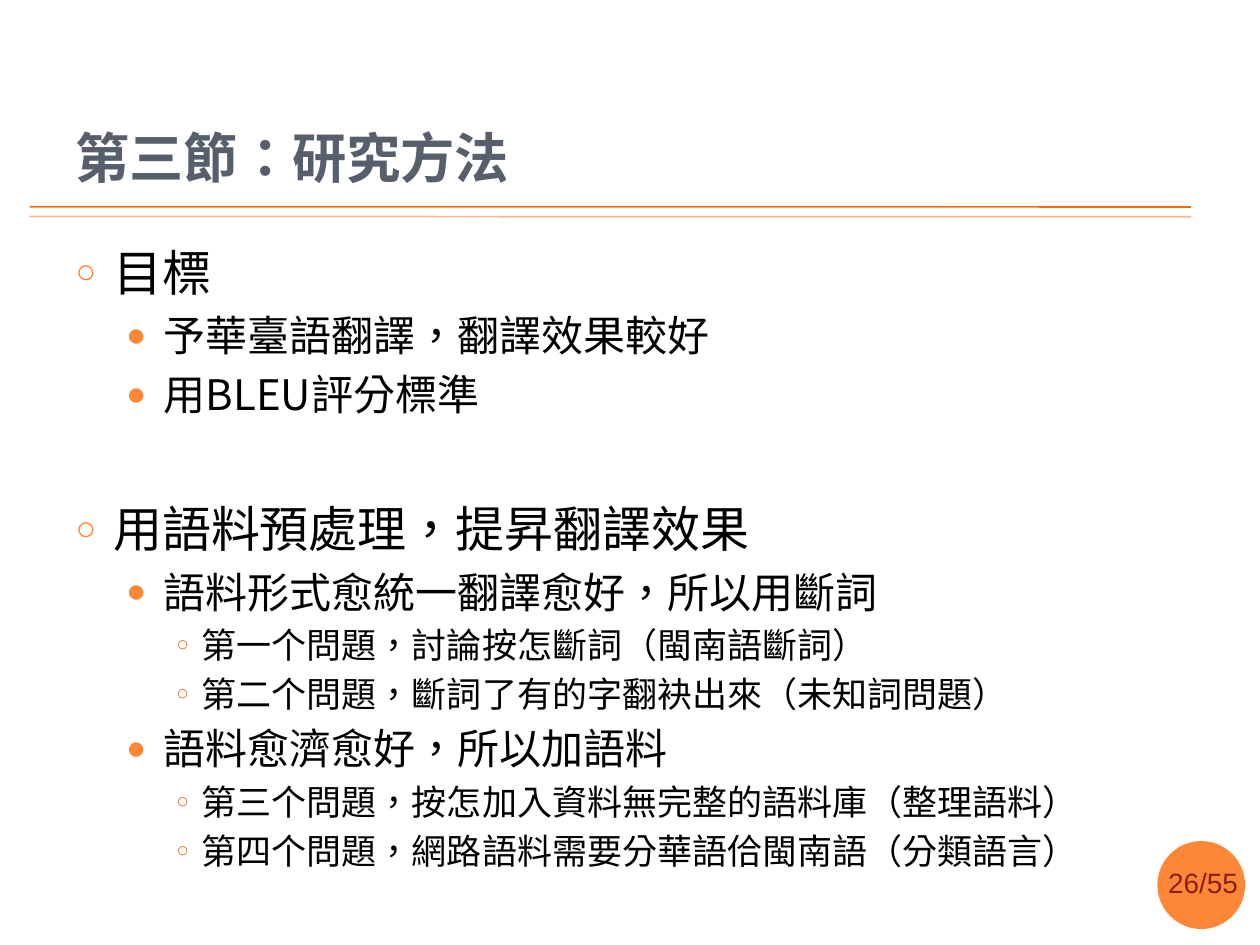
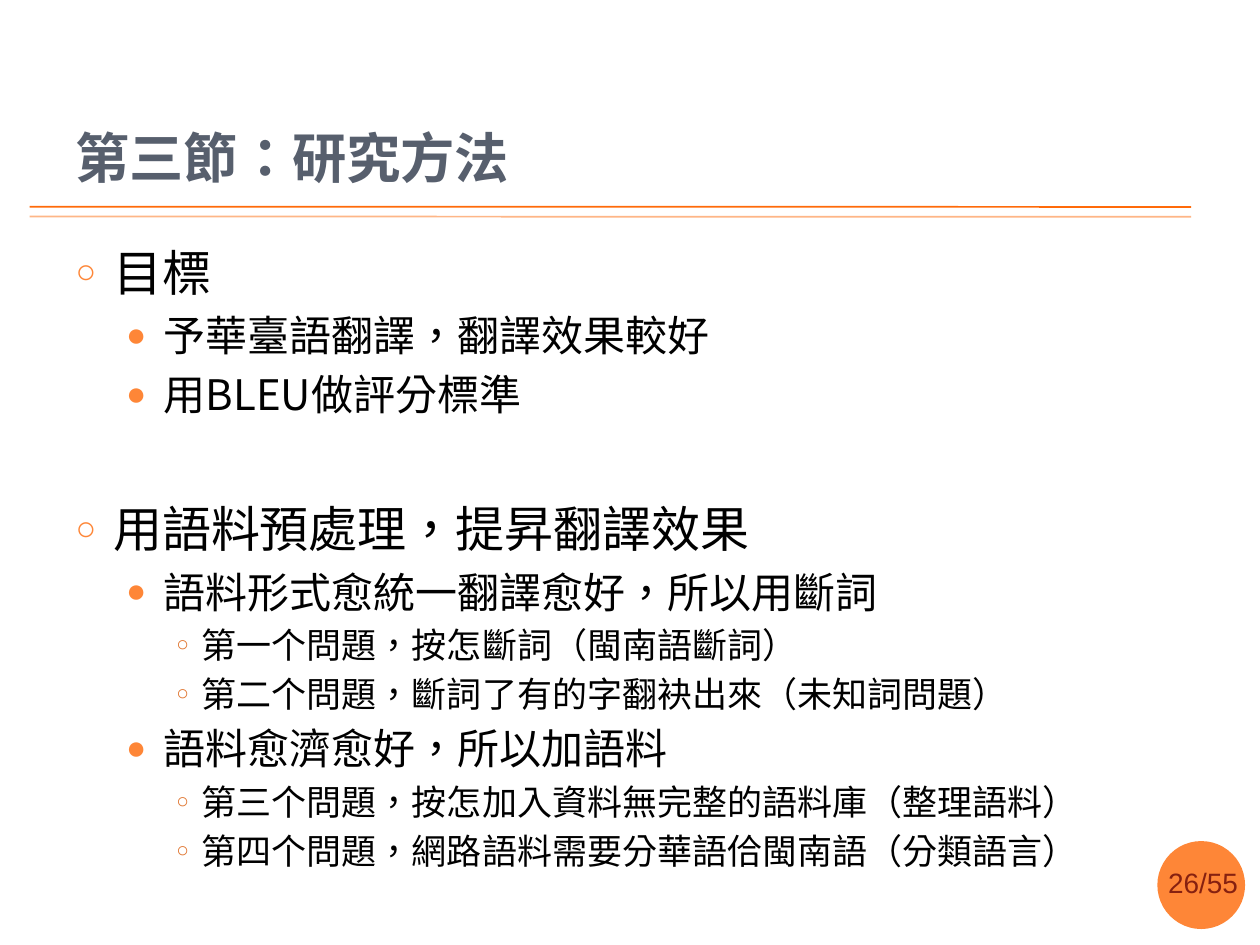
Before and after one commit to sih4sing5hong5/po3-ko3_tau5-iann2-phinn3, a slide deck: slide 26 of 翻譯報告.pptx. Drawn at 1260x945 pixels with LibreOffice and Linux fonts; fonts in the diff are those of the drawing; background and template pictures are left out. Boxes give left, top, right and bottom in pixels: in the first picture for what was removed or moved away, otherwise in the second. Text is boxed around its words. In the diff, an @@ line names an element or a change of style, - is before the commit and + after.

```diff
--- a/翻譯報告.pptx
+++ b/翻譯報告.pptx
@@ text at [164,374,521,414]: text changed @@
-  ● 用BLEU評分標準
+  ● 用BLEU做評分標準
@@ text at [202,628,798,662]: text changed @@
-    ○ 第一个問題，討論按怎斷詞（閩南語斷詞）
+    ○ 第一个問題，按怎斷詞（閩南語斷詞）
```
Also in this commit, not shown: 10 other slides changed, 1 slide removed.
